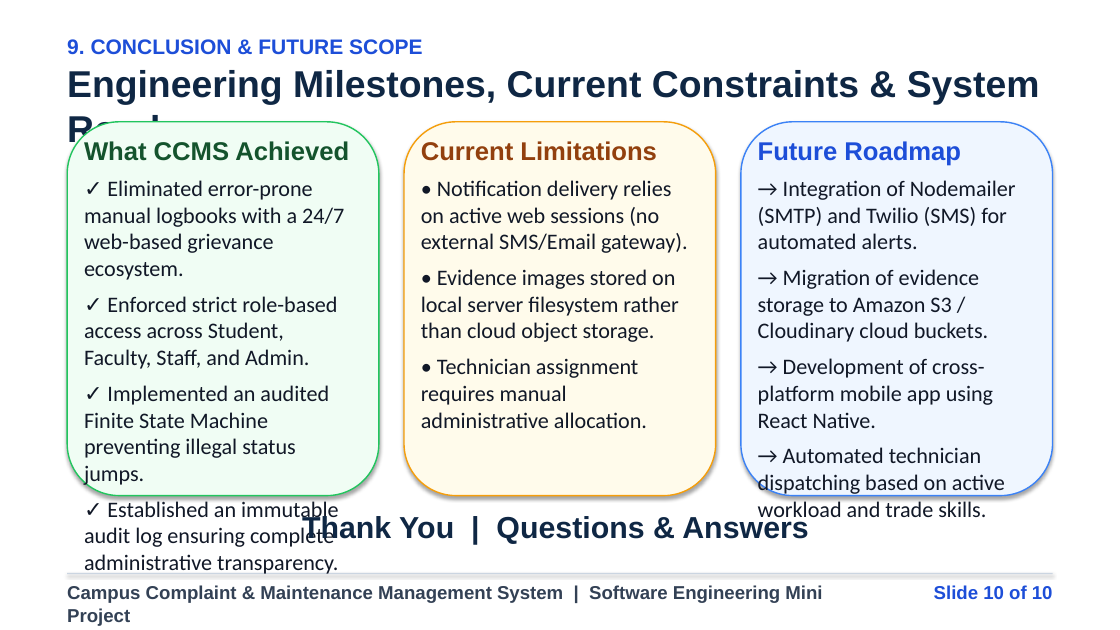
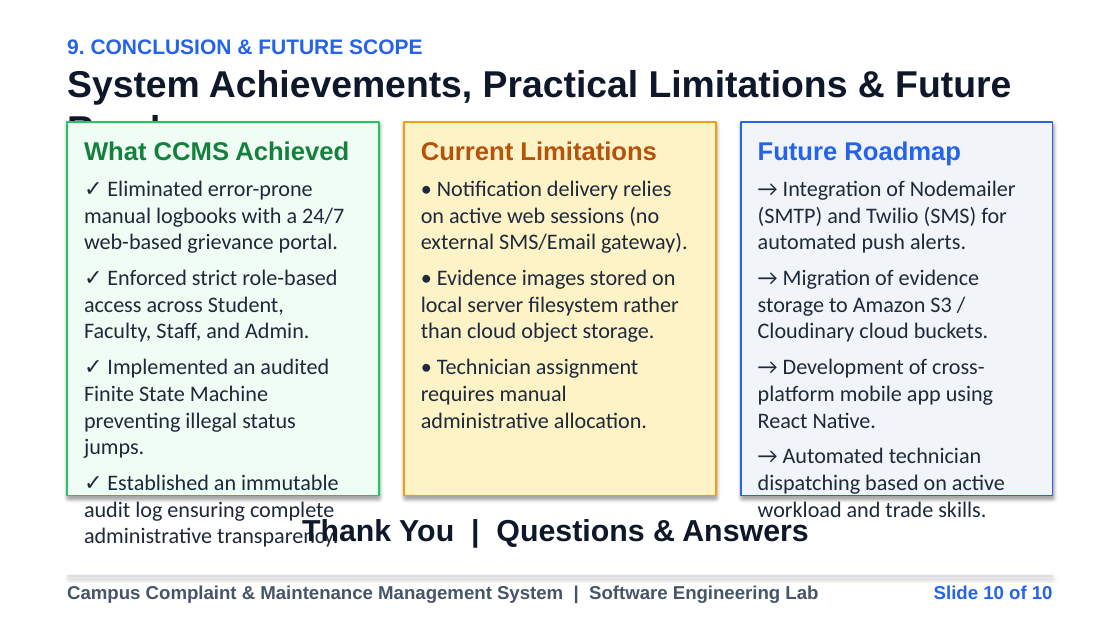
Before and after one commit to karthikeyangullipalli/Campus-Complaint-Maintenance-Management-System, a slide deck: slide 10 of Campus_Complaint_Management_System_Mini_Project_Presentation.pptx. Drawn at 1120x630 pixels with LibreOffice and Linux fonts; fonts in the diff are those of the drawing. Boxes give left, top, right and bottom in pixels: in the first picture for what was removed or moved away, otherwise in the second. Text is boxed around its words. In the diff, an @@ line names an element or a change of style, - is before the commit and + after.

Commit message:
Completely rebuild CCMS presentation with clean academic design, zero AI clutter, and classroom-readable typography

```diff
--- a/Campus_Complaint_Management_System_Mini_Project_Presentation.pptx
+++ b/Campus_Complaint_Management_System_Mini_Project_Presentation.pptx
@@ text "9. CONCLUSION & FUTURE SCOPE" at (x1=67, y1=39, x2=422, y2=55): text colour #1D4ED8 to #2563EB @@
@@ text at (x1=67, y1=70, x2=1011, y2=150): text changed; text colour #0F2744 to #0F172A @@
-Engineering Milestones, Current Constraints & System Roadmap
+System Achievements, Practical Limitations & Future Roadmap
@@ rectangle at (x1=67, y1=122, x2=379, y2=496): rounded rectangle to rectangle; outline #22C55E 1.2 pt to #22C55E 1.5 pt @@
@@ text at (x1=84, y1=141, x2=349, y2=547): text colour #14532D to #15803D in "What CCMS Achieved"; text colour #111827 to #1E293B in "✓ Enforced strict role-based access across Student, ...", "✓ Implemented an audited Finite State Machine ...", "✓ Established an immutable audit log ensuring ..." @@
@@ rectangle at (x1=404, y1=122, x2=716, y2=496): rounded rectangle to rectangle; fill #FFFBEB to #FEF3C7; outline #F59E0B 1.2 pt to #F59E0B 1.5 pt @@
@@ text "Current Limitations" at (x1=421, y1=141, x2=687, y2=428): text colour #92400E to #B45309 in "Current Limitations"; text colour #111827 to #1E293B @@
@@ rectangle at (x1=741, y1=122, x2=1053, y2=496): rounded rectangle to rectangle; fill #EFF6FF to #F1F5F9; outline #3B82F6 1.2 pt to #2563EB 1.5 pt @@
@@ text at (x1=758, y1=141, x2=1005, y2=496): text colour #1D4ED8 to #2563EB in "Future Roadmap"; text colour #111827 to #1E293B in "→ Migration of evidence storage to Amazon ...", "→ Development of cross-platform mobile app using ...", "→ Automated technician dispatching based on active ..." @@
@@ text at (x1=84, y1=180, x2=344, y2=253): text changed; text colour #111827 to #1E293B @@
-✓ Eliminated error-prone manual logbooks with a 24/7 web-based grievance ecosystem.
+✓ Eliminated error-prone manual logbooks with a 24/7 web-based grievance portal.
@@ text at (x1=758, y1=180, x2=1016, y2=253): text changed; text colour #111827 to #1E293B @@
-→ Integration of Nodemailer (SMTP) and Twilio (SMS) for automated alerts.
+→ Integration of Nodemailer (SMTP) and Twilio (SMS) for automated push alerts.
@@ text "Thank You | Questions & ..." at (x1=302, y1=519, x2=808, y2=547): text colour #0F2744 to #0F172A @@
@@ text at (x1=67, y1=585, x2=818, y2=603): text changed; text colour #334155 to #475569 @@
-Campus Complaint & Maintenance Management System | Software Engineering Mini Project
+Campus Complaint & Maintenance Management System | Software Engineering Lab
@@ text "Slide 10 of 10" at (x1=934, y1=585, x2=1053, y2=599): text colour #1D4ED8 to #2563EB @@
```
Also in this commit, not shown: 9 other slides changed, 1 other file.
